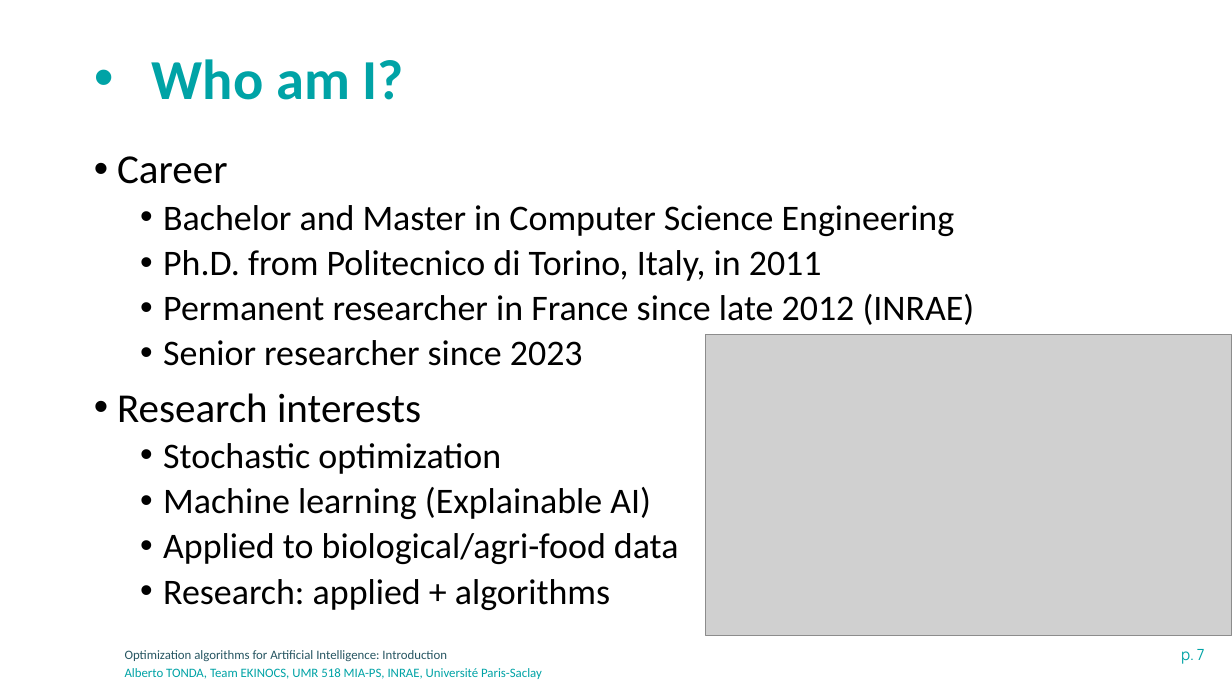
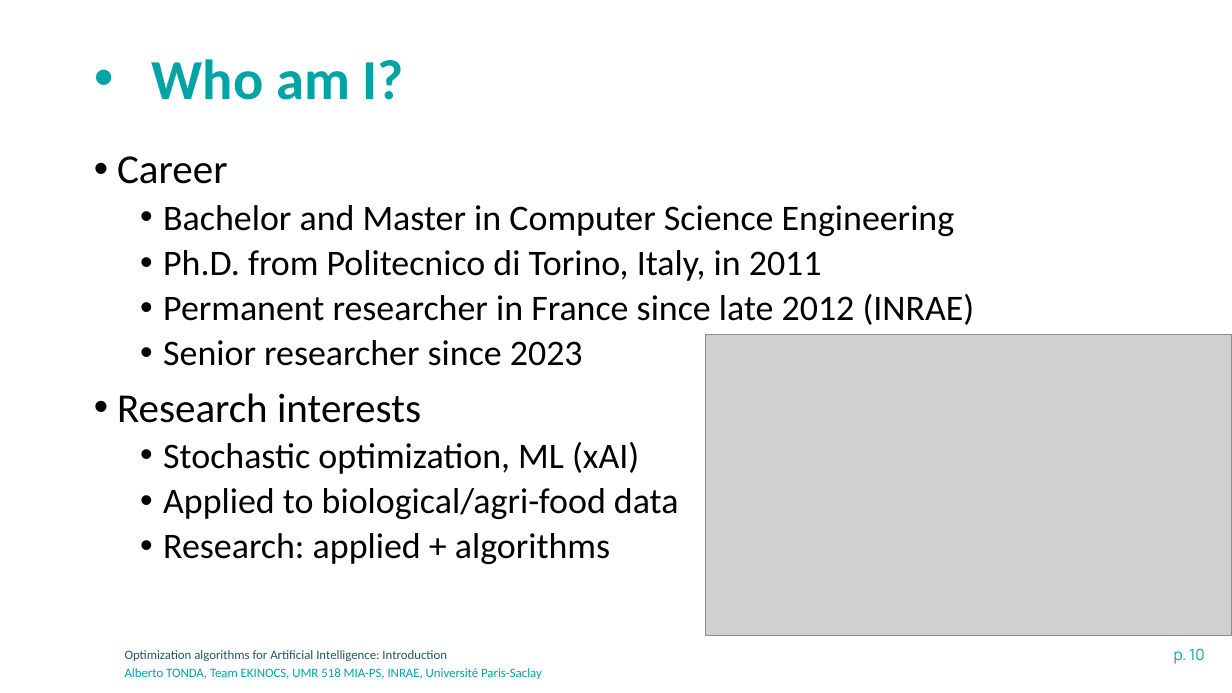
Before and after one commit to albertotonda/teaching, a slide deck: slide 10 of optimization-methods-for-artificial-intelligence/introduction.pptx (slide 7 before the commit). Drawn at 1232x693 pixels with LibreOffice and Linux fonts; fonts in the diff are those of the drawing; grey boxes stand for pictures; background and template pictures are left out. Boxes give left, top, right and bottom in pixels: in the first picture for what was removed or moved away, otherwise in the second. Text is boxed around its words. In the diff, an @@ line names an element or a change of style, - is before the commit and + after.

```diff
--- a/optimization-methods-for-artificial-intelligence/introduction.pptx
+++ b/optimization-methods-for-artificial-intelligence/introduction.pptx
@@ text at [163,442,639,474]: text changed @@
-  • Stochastic optimization
-  • Machine learning (Explainable AI)
+  • Stochastic optimization, ML (xAI)
@@ page number at [1174,648,1204,664]: text changed @@
-p. 7
+p. 10
```
Also in this commit, not shown: 5 other slides changed, 6 slides added, 9 other files.
